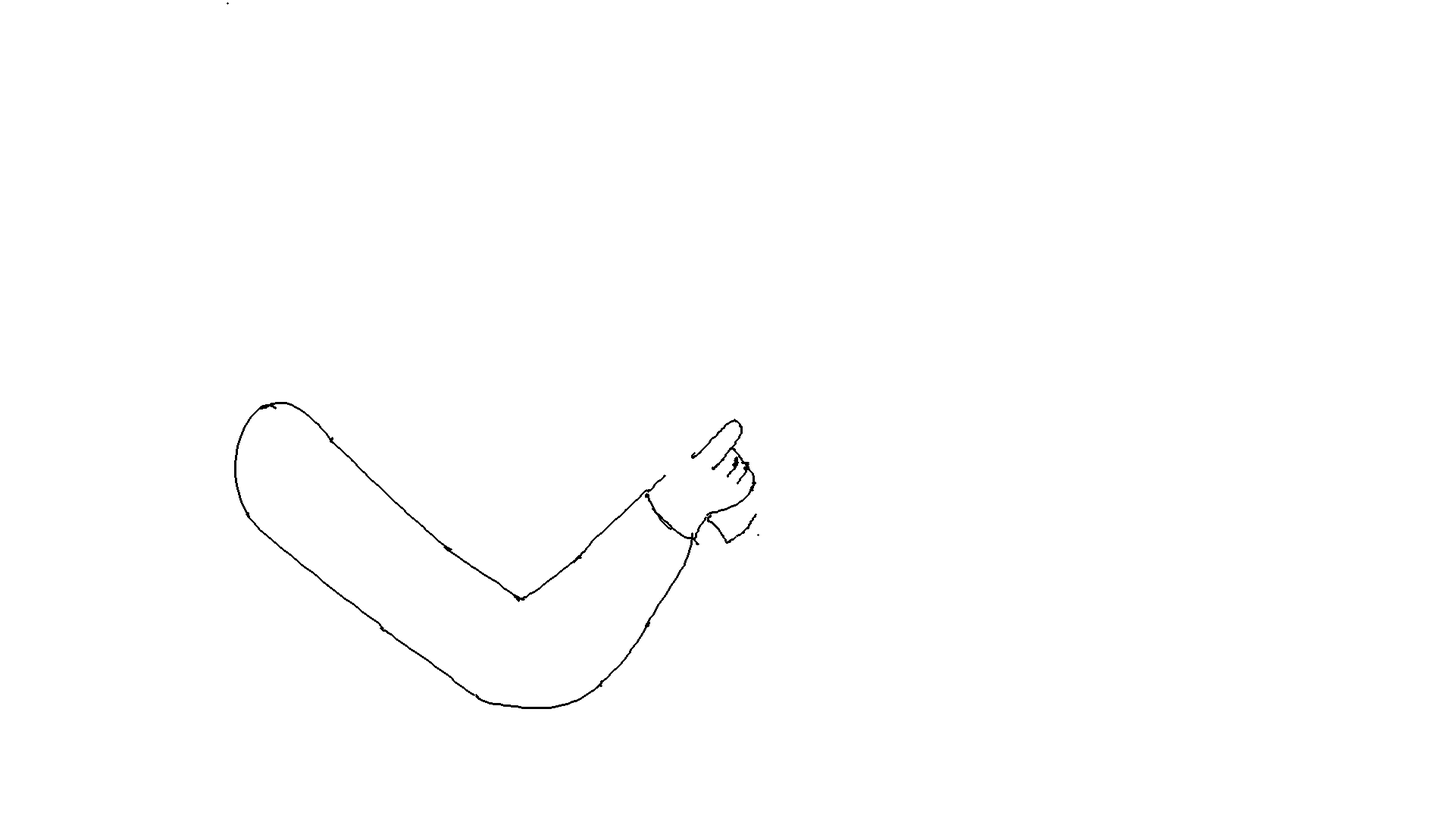
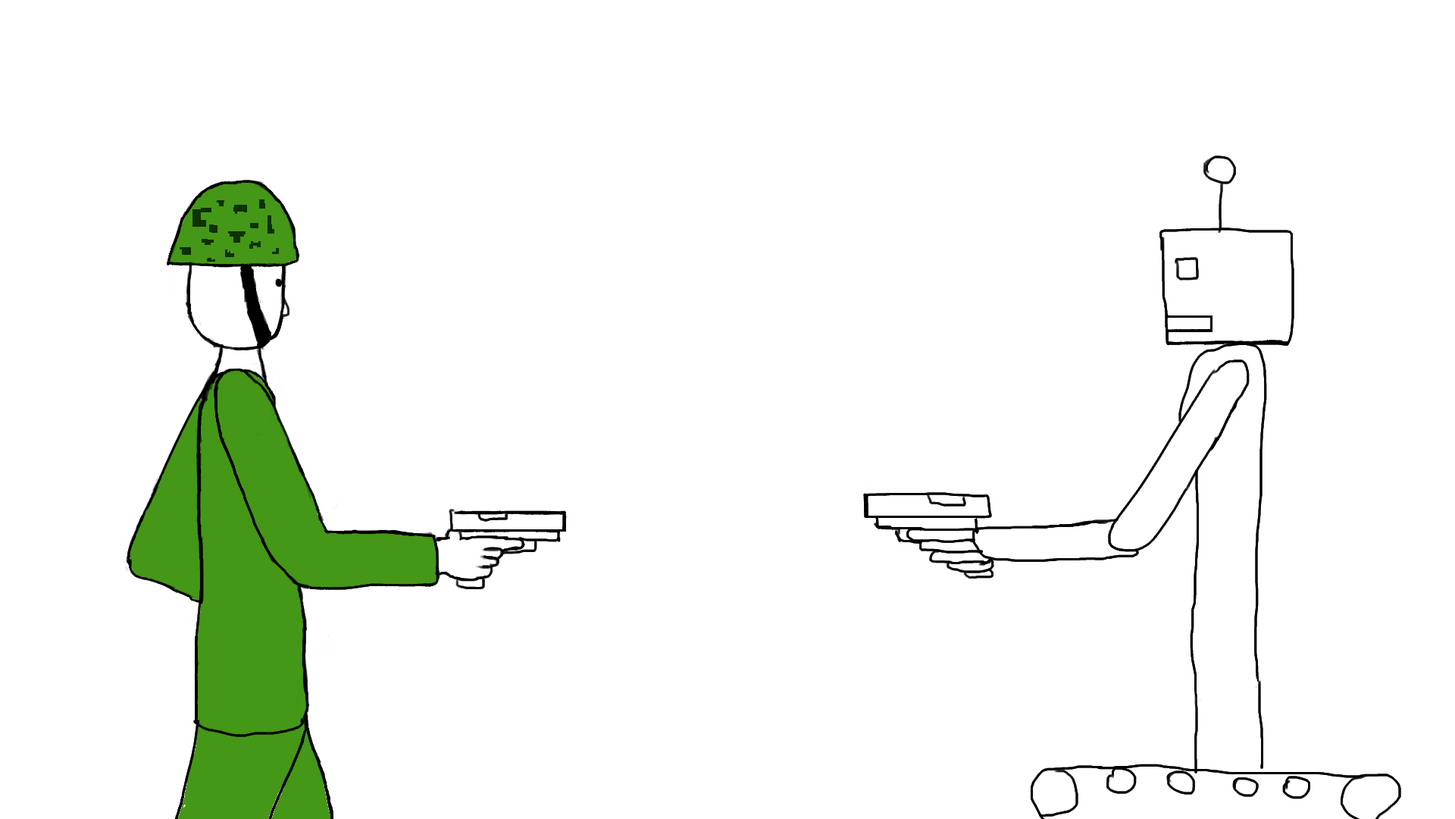
Layers edited between the first and the second 1455 x 819 image:
removed layer "Hand" over [left=226, top=2, right=760, bottom=544]
removed layer "Arm" over [left=234, top=401, right=700, bottom=709]
added layer "Robot" above "Human" over [left=862, top=155, right=1402, bottom=819]
added layer "Human" above "Human #1" over [left=123, top=179, right=872, bottom=819]
added layer "Human #1" above "Background" over [left=128, top=181, right=439, bottom=819]
